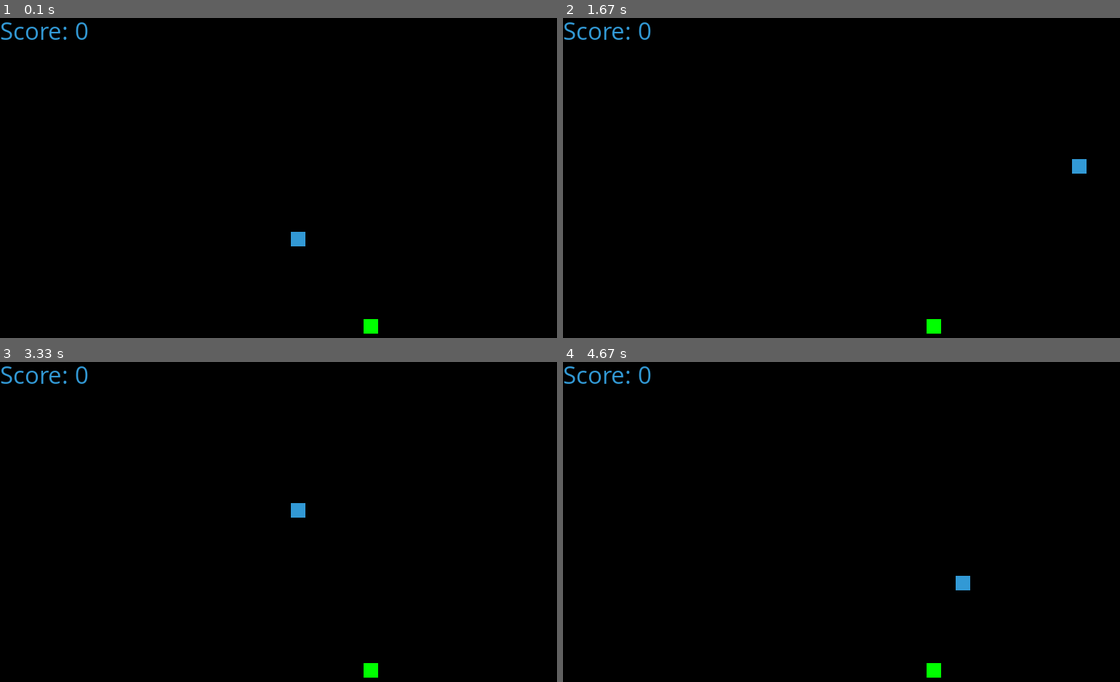
Above: before the commit, frames 1-4 (two rows, left to right).
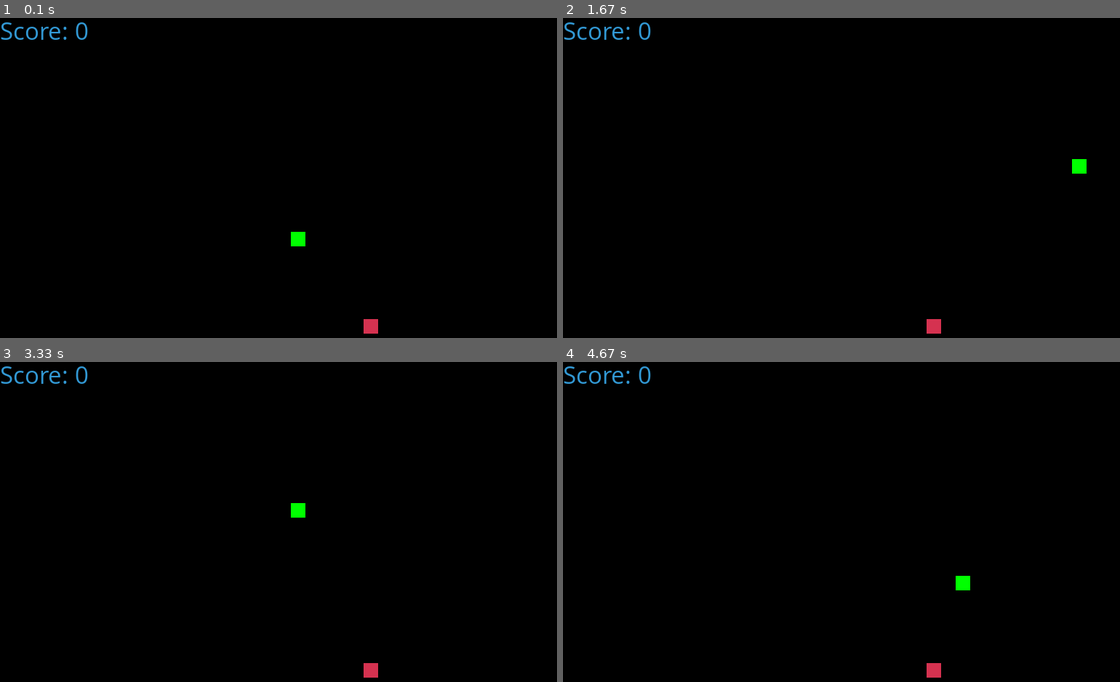
Above: after the commit, the same moments.

Repository: louis-sensai/sandbox-pygame
Game: pygame game, started from src/main.py
Same seed, same stepped clock (60 frames per second), same inputs: the game is played once before the commit and once after it.
Inputs:
- Up to frame 1 (0.1 s): no input
- Up to frame 2 (1.67 s): hold Right 0.33-0.8 s; hold Up 0.83-1.13 s; hold Right 1.17-1.63 s
- Up to frame 3 (3.33 s): hold Left 1.67-2.2 s; hold Down 2.23-2.53 s; hold Left 2.57-2.97 s; hold Up from 3 s (still down)
- Up to frame 4 (4.67 s): release Up at 3.37 s; hold Right 3.4-4.03 s; hold Down 4.07-4.43 s; hold Left from 4.47 s (still down)

The runs differ from the first frame. In frame 1, 0.2% of the frame differs, in the area x 52-68%, y 66-99%; in frame 2, 0.2%; in frame 3, 0.2%; in frame 4, 0.2%.

Commit message:
Fix window closing and update colors
Co-authored-by: Louis <336655023+louis-sensai@users.noreply.github.com>

Diff:
--- a/src/main.py
+++ b/src/main.py
@@ -63,7 +63,7 @@
                         game_loop()
 
         for event in pygame.event.get():
-            if event.type == pygame.QUIT:
+            if event.type == pygame.QUIT or (event.type == pygame.KEYDOWN and event.key == pygame.K_ESCAPE):
                 game_over = True
             if event.type == pygame.KEYDOWN:
                 if event.key == pygame.K_LEFT:
@@ -94,9 +94,9 @@
                 game_close = True
 
         screen.fill(BLACK)
-        pygame.draw.rect(screen, GREEN, [foodx, foody, BLOCK_SIZE, BLOCK_SIZE])
+        pygame.draw.rect(screen, RED, [foodx, foody, BLOCK_SIZE, BLOCK_SIZE])
         for segment in snake_List:
-            pygame.draw.rect(screen, BLUE, [segment[0], segment[1], BLOCK_SIZE, BLOCK_SIZE])
+            pygame.draw.rect(screen, GREEN, [segment[0], segment[1], BLOCK_SIZE, BLOCK_SIZE])
 
         score(Length_of_snake - 1)
         pygame.display.update()
